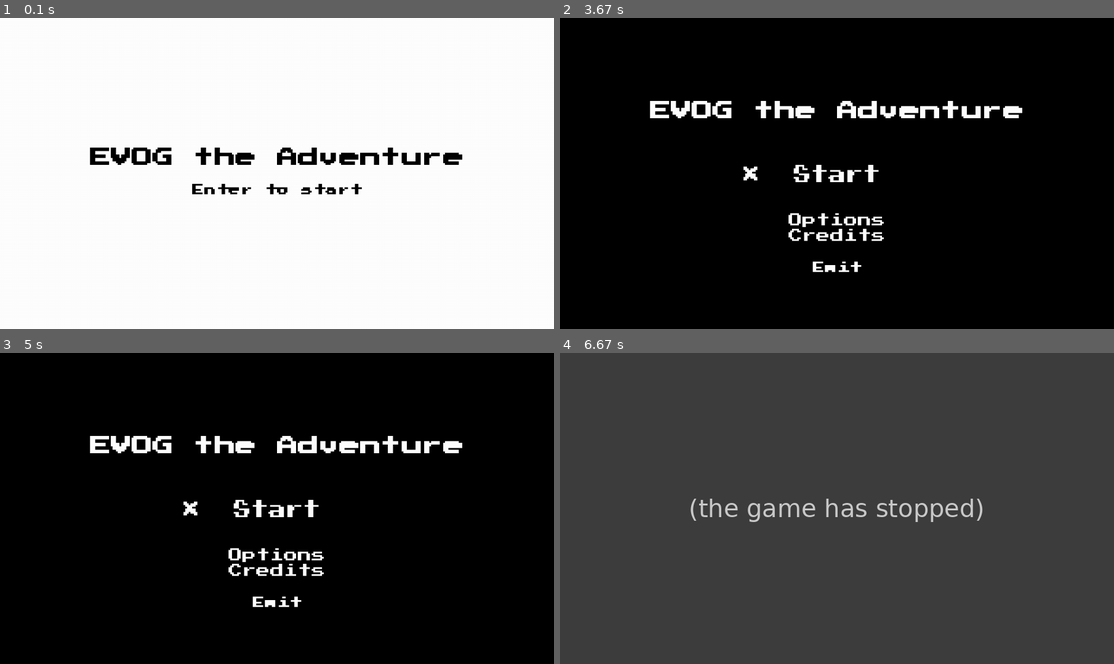
Above: before the commit, frames 1-4 (two rows, left to right).
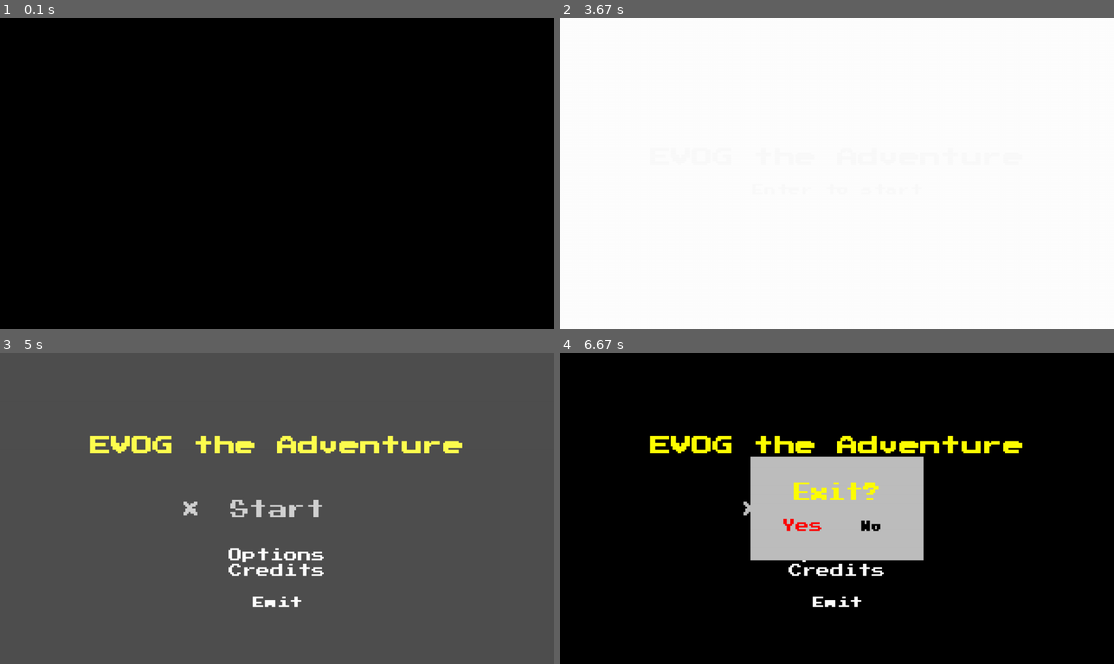
Above: after the commit, the same moments.

Repository: ShiratoDesu/evog_pygame
Game: pygame game, started from game.py
Same seed, same stepped clock (60 frames per second), same inputs: the game is played once before the commit and once after it.
Inputs:
- Up to frame 1 (0.1 s): no input
- Up to frame 2 (3.67 s): tap Enter at 3.4 s
- Up to frame 3 (5 s): no input
- Up to frame 4 (6.67 s): hold Esc from 6.4 s (still down); hold Up from 6.4 s (still down)

The runs differ from the first frame. In frame 1, 98% of the frame differs, in the area x 0-100%, y 0-100%; in frame 2, 98%; in frame 3, 99%; in frame 4, 99%.
Before the commit the program exited at 6.42 s; later frames show no game.

Commit message:
add confirm box, music and sound, fade screen

Diff:
--- a/game.py
+++ b/game.py
@@ -1,24 +1,45 @@
 import os
+import sys
 import time
+import json
 import pygame
 from states.title import Title
 
 
 class Game():
     def __init__(self) -> None:
+        pygame.mixer.pre_init(44100, -16, 2, 512)
         pygame.init()
+        self.setting_value = {
+            "SCREEN_W": 1280,
+            "SCREEN_H": 720,
+            "anti_aliasing_text": False,
+            "MAX_FPS": 60,
+            "overall_sound": 1,
+            "music_sound": 1,
+            "effect_sound": 1
+        }
         self.GAME_W, self.GAME_H = 320, 180
-        self.SCREEN_W, self.SCREEN_H = 1280, 720
         self.game_canvas = pygame.Surface((self.GAME_W, self.GAME_H))
-        self.screen = pygame.display.set_mode((self.SCREEN_W, self.SCREEN_H))
+        self.screen = pygame.display.set_mode(
+            (self.setting_value["SCREEN_W"], self.setting_value["SCREEN_H"]))
         self.running, self.playing = True, True
-        self.actions = {"left": False, "right": False, "up": False, "down": False,
-                        "enter": False, "escape": False}
-        self.colors = {"black": (0, 0, 0), "white": (255, 255, 255)}
+        self.actions = {
+            "left": False,
+            "right": False,
+            "up": False,
+            "down": False,
+            "enter": False,
+            "escape": False
+        }
+        self.colors = {
+            "black": (0, 0, 0),
+            "white": (255, 255, 255),
+            "red": (255, 0, 0),
+            "yellow": (255, 255, 0)
+        }
         self.dt, self.prev_time = 0, 0
-        self.anti_aliasing_text = False
         self.state_stack = []
-        self.MAX_FPS = 60
         self.clock = pygame.time.Clock()
         self.load_assets()
         self.load_states()
@@ -29,13 +50,13 @@
             self.get_events()
             self.update()
             self.render()
-            self.clock.tick(self.MAX_FPS)
+            pygame.display.flip()
+            self.clock.tick(self.setting_value["MAX_FPS"])
 
     def get_events(self):
         for event in pygame.event.get():
             if event.type == pygame.QUIT:
-                self.running = False
-                self.playing = False
+                self.exit_game()
             if event.type == pygame.KEYDOWN:
                 if event.key == pygame.K_ESCAPE:
                     self.actions["escape"] = True
@@ -49,52 +70,153 @@
                     self.actions["left"] = True
                 if event.key == pygame.K_RIGHT:
                     self.actions["right"] = True
-            # if event.type == pygame.KEYUP:
-            #     if event.key == pygame.K_RETURN:
-            #         self.actions["enter"] = False
-            #     if event.key == pygame.K_UP:
-            #         self.actions["up"] = False
-            #     if event.key == pygame.K_DOWN:
-            #         self.actions["down"] = False
-            #     if event.key == pygame.K_LEFT:
-            #         self.actions["left"] = False
-            #     if event.key == pygame.K_RIGHT:
-            #         self.actions["right"] = False
+            if event.type == pygame.KEYUP:
+                if event.key == pygame.K_ESCAPE:
+                    self.actions["escape"] = False
+                if event.key == pygame.K_RETURN:
+                    self.actions["enter"] = False
+                if event.key == pygame.K_UP:
+                    self.actions["up"] = False
+                if event.key == pygame.K_DOWN:
+                    self.actions["down"] = False
+                if event.key == pygame.K_LEFT:
+                    self.actions["left"] = False
+                if event.key == pygame.K_RIGHT:
+                    self.actions["right"] = False
 
     def update(self):
         self.state_stack[-1].update(self.dt, self.actions)
+        self.reset_keys()
 
     def render(self):
         self.state_stack[-1].render(self.game_canvas)
         self.screen.blit(pygame.transform.scale(
-            self.game_canvas, (self.SCREEN_W, self.SCREEN_H)), (0, 0))
-        pygame.display.flip()
+            self.game_canvas, (self.setting_value["SCREEN_W"], self.setting_value["SCREEN_H"])), (0, 0))
+
+# Game Section
 
     def get_dt(self):
         now = time.time()
         self.dt = now - self.prev_time
         self.prev_time = now
 
+    def reset_keys(self):
+        for action in self.actions:
+            self.actions[action] = False
+
+    def game_delay(self, delay_sec):
+        pygame.time.delay(delay_sec * 1000)
+
+    def exit_game(self):
+        self.save_data()
+        pygame.quit()
+        sys.exit()
+
+# Data Section
+
+    def load_assets(self):
+        # assets folder
+        self.assets_dir = os.path.join("assets")
+        self.charractor_dir = os.path.join(self.assets_dir, "charactor")
+        self.sprites_dir = os.path.join(self.assets_dir, "sprites")
+        self.font_dir = os.path.join(self.assets_dir, "font")
+        self.sounds_dir = os.path.join(self.assets_dir, "sounds")
+
+        # assets/font folder
+        self.main_font = os.path.join(self.font_dir, "PressStart2P-vaV7.ttf")
+
+        # assets/charactor
+        self.mc_sprite = os.path.join(self.charractor_dir, "main_design.png")
+
+        # assets/sounds
+        self.bg_musics_dir = os.path.join(self.sounds_dir, "bg_musics")
+        self.effects_dir = os.path.join(self.sounds_dir, "effects")
+
+        # assets/sounds/bg_musics
+        self.title_theme = os.path.join(self.bg_musics_dir, "TitleTheme.wav")
+        self.title_theme_end = os.path.join(self.bg_musics_dir, "TitleThemeEnd.wav")
+        self.begin_theme_intro = os.path.join(self.bg_musics_dir, "JourneyBeginsIntro.wav")
+        self.begin_theme_loop = os.path.join(self.bg_musics_dir, "JourneyBeginsLoop.wav")
+        self.begin_theme_end = os.path.join(self.bg_musics_dir, "JourneyBeginsEnd.wav")
+
+        # assets/sounds/effects
+        self.cursor_sound = os.path.join(self.effects_dir, "cursor.ogg")
+        self.confirm_sound = os.path.join(self.effects_dir, "confirm.ogg")
+        self.confirm_echo_sound = os.path.join(self.effects_dir, "confirm_echo.ogg")
+        self.back_sound = os.path.join(self.effects_dir, "back.ogg")
+        self.back_echo_sound = os.path.join(self.effects_dir, "back_echo.ogg")
+        self.error_sound = os.path.join(self.effects_dir, "error.ogg")
+
+        # saved folder
+        self.saved_dir = os.path.join("saved")
+        try:
+            self.saved_setting = os.path.join(self.saved_dir, "setting.txt")
+            with open(self.saved_setting) as setting_file:
+                self.setting_value = json.load(setting_file)
+        except:
+            pass
+
+    def load_states(self):
+        self.title_screen = Title(self)
+        self.state_stack.append(self.title_screen)
+
+    def save_data(self):
+        with open(self.saved_setting, "w") as setting_file:
+            json.dump(self.setting_value, setting_file)
+
+# Screen Section
+
     def draw_text(self, surface, size, text, color, x, y):
         font = pygame.font.Font(self.main_font, size)
-        text_surface = font.render(text, self.anti_aliasing_text, color)
+        text_surface = font.render(
+            text, self.setting_value["anti_aliasing_text"], color)
         text_rect = text_surface.get_rect()
         text_rect.center = (x, y)
         surface.blit(text_surface, text_rect)
 
-    def load_assets(self):
-        self.assets_dir = os.path.join("assets")
-        self.sprites_dir = os.path.join(self.assets_dir, "sprites")
-        self.font_dir = os.path.join(self.assets_dir, "font")
-        self.main_font = os.path.join(self.font_dir, "PressStart2P-vaV7.ttf")
-
-    def load_states(self):
-        self.title_screen = Title(self)
-        self.state_stack.append(self.title_screen)
-
-    def reset_keys(self):
-        for action in self.actions:
-            self.actions[action] = False
+    def fade_screen(self, color, fade_time, state):
+        fade_canvas = pygame.Surface((self.GAME_W, self.GAME_H))
+        opacity = 0
+        fade_canvas.fill(color)
+        for i in range(0, fade_time):
+            opacity += 1
+            fade_canvas.set_alpha(opacity)
+            self.game_canvas.blit(fade_canvas, (0,0))
+            self.screen.blit(pygame.transform.scale(
+                self.game_canvas, (self.setting_value["SCREEN_W"], self.setting_value["SCREEN_H"])), (0, 0))
+            pygame.display.flip()
+            pygame.time.delay(5)
+        for i in range(0,fade_time):
+            opacity -= 1
+            fade_canvas.set_alpha(opacity)
+            state.render(self.game_canvas)
+            self.game_canvas.blit(fade_canvas, (0,0))
+            self.screen.blit(pygame.transform.scale(
+                self.game_canvas, (self.setting_value["SCREEN_W"], self.setting_value["SCREEN_H"])), (0, 0))
+            pygame.display.flip()
+            pygame.time.delay(5)
+
+# Music and Sound Section
+
+    def play_music(self, music_path, time = -1):
+        music_volume = (
+            self.setting_value["overall_sound"] * self.setting_value["music_sound"])
+        pygame.mixer.music.load(music_path)
+        pygame.mixer.music.play(time)
+        pygame.mixer.music.set_volume(music_volume)
+
+    def queue_music(self, music_path, time = -1):
+        pygame.mixer.music.queue(music_path, "next", time)
+
+    def fadeout_music(self, fadeout_sec):
+        pygame.mixer.music.fadeout(int(fadeout_sec * 1000))
+
+    def play_sound(self, sound_path):
+        effect_volume = self.setting_value["overall_sound"] * \
+            self.setting_value["effect_sound"]
+        sound_effect = pygame.mixer.Sound(sound_path)
+        sound_effect.play()
+        sound_effect.set_volume(effect_volume)
 
 
 if __name__ == "__main__":
--- /dev/null
+++ b/saved/setting.txt
@@ -0,0 +1 @@
+{"SCREEN_W": 1280, "SCREEN_H": 720, "anti_aliasing_text": false, "MAX_FPS": 60, "overall_sound": 1, "music_sound": 1, "effect_sound": 1}
--- /dev/null
+++ b/states/game_scene.py
@@ -0,0 +1,17 @@
+from states.state import State
+import pygame
+
+class GameScene(State):
+    def __init__(self, game) -> None:
+        State.__init__(self, game)
+        self.game.fadeout_music(1)
+        self.game.play_music(self.game.begin_theme_intro, 1)
+        self.game.queue_music(self.game.begin_theme_loop)
+        self.sprite = pygame.image.load(self.game.mc_sprite)
+        self.sprite_rect = self.sprite.get_rect(center = (self.game.GAME_W / 2, self.game.GAME_H / 2))
+    def update(self, delta_time, actions):
+        pass
+
+    def render(self, surface):
+        surface.fill((0, 0, 0))
+        surface.blit(self.sprite, self.sprite_rect)
--- a/states/main_menu.py
+++ b/states/main_menu.py
@@ -1,58 +1,81 @@
-from states.state import State
+from states.game_scene import GameScene
+from states.menu import Menu
 
 
-class MainMenu(State):
+class MainMenu(Menu):
     def __init__(self, game) -> None:
-        State.__init__(self, game)
+        Menu.__init__(self, game)
+        # play title bg
+        self.game.play_music(self.game.title_theme)
         # [size, text, position_x_in_screen, offset_y_in_screen]
-        self.menus = [[10, "Start", "white", .5, .5],
-                      [8, "Options", "white", .5, .65],
-                      [8, "Credits", "white", .5, .7],
-                      [7, "Exit", "white", .5, .8]]
+        self.menus = [
+            [11, "Start", "gray", .5, .5],
+            [8, "Options", "white", .5, .65],
+            [8, "Credits", "white", .5, .7],
+            [7, "Exit", "white", .5, .8]
+        ]
         self.menu_index = 0
         self.cursor_offset = 50
-        # draw cursor
-        self.game.draw_text(self.game.game_canvas, 9, "X", "white", (self.game.GAME_W *
-                            self.menus[self.menu_index][3]) - self.cursor_offset, self.game.GAME_H * self.menus[self.menu_index][4])
 
     def update(self, delta_time, actions):
         self.update_cursor(actions)
-        if actions["escape"]:
-            self.game.running = False
-            self.game.playing = False
         if actions["enter"]:
             self.transition_state()
-        self.game.reset_keys()
+        if actions["escape"]:
+            self.play_back_sound()
+            self.exit_game()
 
     def render(self, surface):
-        surface.fill((0, 0, 0))
+        surface.fill("black")
         self.game.draw_text(surface, 12, "EVOG the Adventure",
-                            self.game.colors["white"], self.game.GAME_W * .5, self.game.GAME_H * .3)
+                            "yellow", self.game.GAME_W * .5, self.game.GAME_H * .3)
         self.draw_menu_and_cursor(surface)
 
     def draw_menu_and_cursor(self, surface):
         # menu here
         for menu in self.menus:
-            self.game.draw_text(surface, menu[0], menu[1], self.game.colors[menu[2]],
+            self.game.draw_text(surface, menu[0], menu[1], menu[2],
                                 self.game.GAME_W * menu[3], self.game.GAME_H * menu[4])
         # cursor here
-        self.game.draw_text(self.game.game_canvas, 9, "X", "white", (self.game.GAME_W *
-            self.menus[self.menu_index][3]) - self.cursor_offset, self.game.GAME_H * self.menus[self.menu_index][4])
+        self.game.draw_text(self.game.game_canvas, 9, "X", "gray", (self.game.GAME_W *
+                            self.menus[self.menu_index][3]) - self.cursor_offset, self.game.GAME_H * self.menus[self.menu_index][4])
 
     # change menu index if press up and down button
     def update_cursor(self, actions):
+        last_index = self.menu_index
         if actions["down"]:
             self.menu_index = (self.menu_index + 1) % len(self.menus)
+            self.play_cursor_sound()
         elif actions["up"]:
             self.menu_index = (self.menu_index - 1) % len(self.menus)
+            self.play_cursor_sound()
+        self.menus[last_index][0] -= 1
+        self.menus[last_index][2] = "white"
+        self.menus[self.menu_index][0] += 1
+        self.menus[self.menu_index][2] = "gray"
 
     def transition_state(self):
         if self.menus[self.menu_index][1] == "Start":
-            pass
+            self.start_game()
         elif self.menus[self.menu_index][1] == "Options":
-            pass
+            self.play_error_sound()
         elif self.menus[self.menu_index][1] == "Credits":
-            pass
+            self.play_error_sound()
         elif self.menus[self.menu_index][1] == "Exit":
-            self.game.running = False
-            self.game.playing = False
+            self.play_confirm_sound()
+            self.exit_game()
+
+    def start_game(self):
+        self.game.fadeout_music(0.5)
+        self.game.play_music(self.game.title_theme_end, 1)
+        self.game.game_delay(2)
+        new_state = GameScene(self.game)
+        self.game.fade_screen("white", 200, new_state)
+        new_state.enter_state()
+
+    def exit_game(self):
+        if super().check_confirm("Exit?") == True:
+            self.game.fadeout_music(0.5)
+            self.game.play_sound(self.game.back_echo_sound)
+            self.game.game_delay(1)
+            self.game.exit_game()
--- /dev/null
+++ b/states/menu.py
@@ -0,0 +1,113 @@
+import pygame
+from states.state import State
+
+
+class Menu(State):
+    def __init__(self, game) -> None:
+        State.__init__(self, game)
+        self.surface = self.game.game_canvas
+        self.box_actions = {
+            "escape": False,
+            "enter": False,
+            "right": False,
+            "left": False
+        }
+        self.box_text = [
+            [6, "Yes", "black", -20, 10],
+            [6, "No", "black", 20, 10]
+        ]
+        self.cursor_index = 0
+
+    def update(self, delta_time, actions):
+        pass
+
+    def render(self, surface):
+        pass
+
+    def play_cursor_sound(self):
+        self.game.play_sound(self.game.cursor_sound)
+
+    def play_confirm_sound(self):
+        self.game.play_sound(self.game.confirm_sound)
+
+    def play_back_sound(self):
+        self.game.play_sound(self.game.back_sound)
+
+    def play_error_sound(self):
+        self.game.play_sound(self.game.error_sound)
+
+    def check_confirm(self, header_text):
+        need_confirm = True
+        confirm = False
+        self.box_text[0][0] += 2
+        self.box_text[0][2] = "red"
+        self.cursor_index = 0
+        while need_confirm:
+            self.get_event()
+            if self.box_actions["enter"] == True:
+                if self.cursor_index == 0:
+                    self.play_confirm_sound()
+                    confirm = True
+                    need_confirm = False
+                if self.cursor_index == 1:
+                    self.play_back_sound()
+                    need_confirm = False
+            if self.box_actions["escape"] == True:
+                self.play_back_sound()
+                need_confirm = False
+            self.move_cursor(self.box_actions)
+            self.draw_confirm_box(self.game.game_canvas, header_text)
+            self.update_screen()
+            self.reset_key()
+        return confirm
+
+    def draw_confirm_box(self, surface, header_text):
+        middle_x, middle_y = self.game.GAME_W / 2, self.game.GAME_H / 2
+        # draw box
+        box = pygame.Surface((100, 60))
+        box.fill("gray")
+        box_rect = box.get_rect(
+            center=(self.game.GAME_W / 2, self.game.GAME_H / 2))
+        surface.blit(box, box_rect)
+        # draw text
+        self.game.draw_text(surface, 10, header_text,
+                            "yellow", middle_x, middle_y - 10)
+        for choice in self.box_text:
+            self.game.draw_text(
+                surface, choice[0], choice[1], choice[2], middle_x + choice[3], middle_y + choice[4])
+
+    def get_event(self):
+        for event in pygame.event.get():
+            if event.type == pygame.QUIT:
+                self.game.exit_game()
+            if event.type == pygame.KEYDOWN:
+                if event.key == pygame.K_ESCAPE:
+                    self.box_actions["escape"] = True
+                if event.key == pygame.K_RETURN:
+                    self.box_actions["enter"] = True
+                if event.key == pygame.K_RIGHT:
+                    self.box_actions["right"] = True
+                if event.key == pygame.K_LEFT:
+                    self.box_actions["left"] = True
+
+    def move_cursor(self, actions):
+        if actions["right"]:
+            self.cursor_index = (self.cursor_index + 1) % len(self.box_text)
+            self.play_cursor_sound()
+        elif actions["left"]:
+            self.cursor_index = (self.cursor_index - 1) % len(self.box_text)
+            self.play_cursor_sound()
+        for choice in self.box_text:
+            choice[0] = 6
+            choice[2] = "black"
+        self.box_text[self.cursor_index][0] += 2
+        self.box_text[self.cursor_index][2] = "red"
+
+    def reset_key(self):
+        for action in self.box_actions:
+            self.box_actions[action] = False
+
+    def update_screen(self):
+        self.game.screen.blit(pygame.transform.scale(self.game.game_canvas, (
+            self.game.setting_value["SCREEN_W"], self.game.setting_value["SCREEN_H"])), (0, 0))
+        pygame.display.flip()
--- /dev/null
+++ b/states/options_menu.py
@@ -0,0 +1,5 @@
+from states.menu import Menu
+
+class Options(Menu):
+    def __init__(self, game) -> None:
+        Menu.__init__(self, game)
--- a/states/title.py
+++ b/states/title.py
@@ -4,19 +4,22 @@
 class Title(State):
     def __init__(self, game) -> None:
         State.__init__(self, game)
+        self.game.fade_screen("black", 300, self)
 
     def update(self, delta_time, actions):
         if actions["enter"]:
+            self.game.play_sound(self.game.confirm_echo_sound)
             new_state = MainMenu(self.game)
+            self.game.fade_screen("white", 200, new_state)
             new_state.enter_state()
         if actions["escape"]:
-            self.game.running = False
-            self.game.playing = False
-        self.game.reset_keys()
+            self.game.play_sound(self.game.back_echo_sound)
+            self.game.game_delay(1)
+            self.game.exit_game()
 
     def render(self, surface):
         surface.fill(self.game.colors["white"])
         self.game.draw_text(surface, 12, "EVOG the Adventure",
-                            self.game.colors["black"], self.game.GAME_W * .5, self.game.GAME_H * .45)
+                            "black", self.game.GAME_W * .5, self.game.GAME_H * .45)
         self.game.draw_text(surface, 7, "Enter to start",
-                            self.game.colors["black"], self.game.GAME_W * .5, self.game.GAME_H * .55)
+                            "black", self.game.GAME_W * .5, self.game.GAME_H * .55)
Not shown, added: assets/sounds/bg_musics/JourneyBeginsEnd.wav
Not shown, added: assets/sounds/bg_musics/JourneyBeginsIntro.wav
Not shown, added: assets/sounds/bg_musics/JourneyBeginsLoop.wav
Not shown, added: assets/sounds/bg_musics/TitleTheme.wav
Not shown, added: assets/sounds/bg_musics/TitleThemeEnd.wav
Not shown, added: assets/sounds/bg_musics/what.ogg
Not shown, added: assets/sounds/effects/back.ogg
Not shown, added: assets/sounds/effects/back_echo.ogg
Not shown, added: assets/sounds/effects/confirm.ogg
Not shown, added: assets/sounds/effects/confirm_echo.ogg
Not shown, added: assets/sounds/effects/cursor.ogg
Not shown, added: assets/sounds/effects/error.ogg
